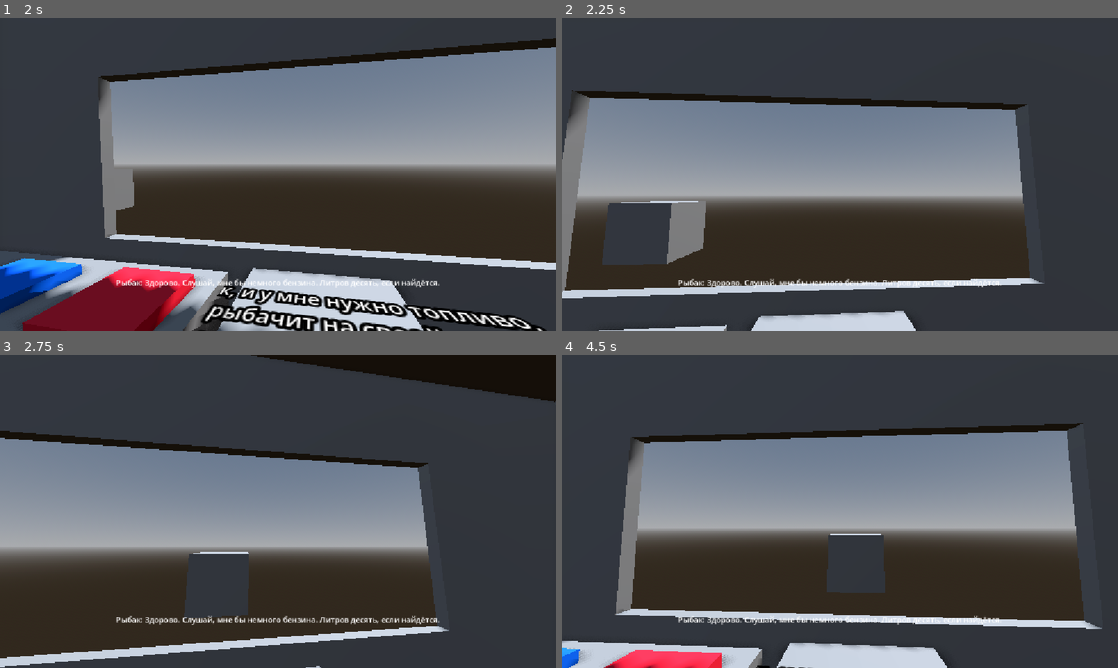
Above: before the commit, frames 1-4 (two rows, left to right).
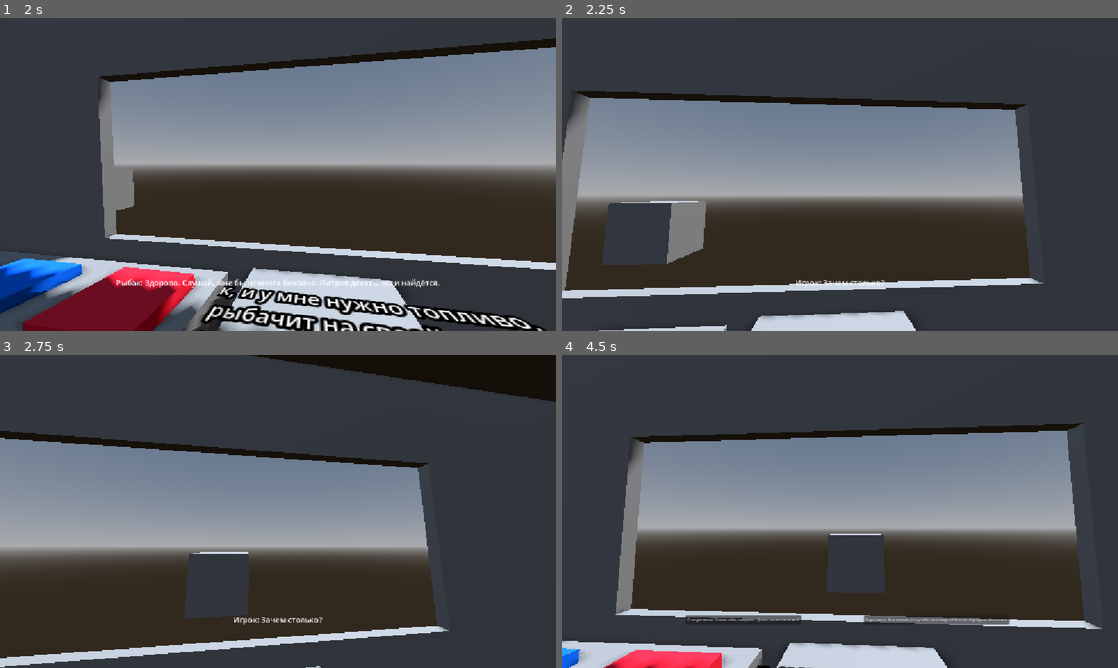
Above: after the commit, the same moments.

Repository: RolicsVin/AZS
Game: Godot game, scene res://scenes/game.tscn
Same seed, same stepped clock (60 frames per second), same inputs: the game is played once before the commit and once after it.
Inputs (mouse positions are in pixels of both pictures, inside the frame that each line leads up to):
- Up to frame 1 (2 s): tap Enter (ui_accept) at 0.5, 0.77, 1.52 s; move the mouse to (400, 158) at 0.52 s; hold Right (ui_right) 0.53-1.28 s; click (400, 158) at 0.6 s; move the mouse to (166, 190) at 1.27 s; hold Down (ui_down) from 1.28 s (still down); click (166, 190) at 1.35 s
- Up to frame 2 (2.25 s): move the mouse to (895, 105) at 2.02 s; release Down (ui_down) at 2.03 s; hold Right (ui_right) from 2.03 s (still down); click (895, 105) at 2.1 s
- Up to frame 3 (2.75 s): keep holding Right (ui_right)
- Up to frame 4 (4.5 s): move the mouse to (812, 574) at 2.77 s; release Right (ui_right) at 2.78 s; hold Up (ui_up) 2.78-3.53 s; click (812, 574) at 2.85 s; tap Enter (ui_accept) at 3.02, 3.77 s; move the mouse to (1006, 558) at 3.52 s; hold Left (ui_left) from 3.53 s (still down); click (1006, 558) at 3.6 s; move the mouse to (673, 464) at 4.27 s; click (673, 464) at 4.35 s

Frame 1 is identical in both runs. In frame 2, 0.5% of the frame differs, in the area x 20-80%, y 83-87%; in frame 3, 0.7%; in frame 4, 1.2%, in the area x 20-81%, y 83-87%.

Commit message:
fix bug

Diff:
--- a/core/classes/gameplay/area_button.gd
+++ b/core/classes/gameplay/area_button.gd
@@ -4,6 +4,8 @@
 signal pressed ## Издаётся, когда был вызван метод "press"
 
 var inarea: bool = false
+
+
 func press():
 	pressed.emit()
 
--- a/core/classes/gameplay/car.gd
+++ b/core/classes/gameplay/car.gd
@@ -4,6 +4,8 @@
 
 @export var character: Character
 @export var anim: AnimationPlayer
+
+var dialog: bool = false
 
 
 func start() -> void:
--- a/scenes/dialog.gd
+++ b/scenes/dialog.gd
@@ -8,8 +8,13 @@
 var curent_dialog: LinearDialog
 var id: int = -1 ## Текущий номер реплики
 
+var end: bool = true
+
 
 func start_dialog(target_character: Character) -> void:
+	if not end:
+		return
+	end = false
 	character = target_character
 	show()
 	get_parent().show()
@@ -25,12 +30,14 @@
 
 func play(dialog_name: String) -> void: ## Запустить диалог по имени
 	var dialog := _find_dialog(dialog_name)
+
 	if not dialog:
 		push_error("Диалог с именем '%s' не найден у персонажа." % dialog_name)
 		return
 
 	clear_choises()
 	id = -1
+
 	curent_dialog = dialog
 
 
@@ -41,9 +48,13 @@
 	id += 1
 	if id >= curent_dialog.replicas.size():
 		var choise_name := curent_dialog.next_choise
+		$Label.text = ""
+
+		if not curent_dialog.next_choise: # Защита от ложного срабатывания
+			end = true
+
+		show_choises(choise_name)
 		curent_dialog = null
-		$Label.text = ""
-		show_choises(choise_name)
 		return
 
 	$Label.text = curent_dialog.replicas[id]
--- a/scenes/game.gd
+++ b/scenes/game.gd
@@ -19,9 +19,11 @@
 
 func next() -> void:
 	index += 1
+
 	if index > cars.size() - 1:
 		end_game()
 		return
+
 	var car: Car = cars[index]
 	current_car = car
 	car.start()
